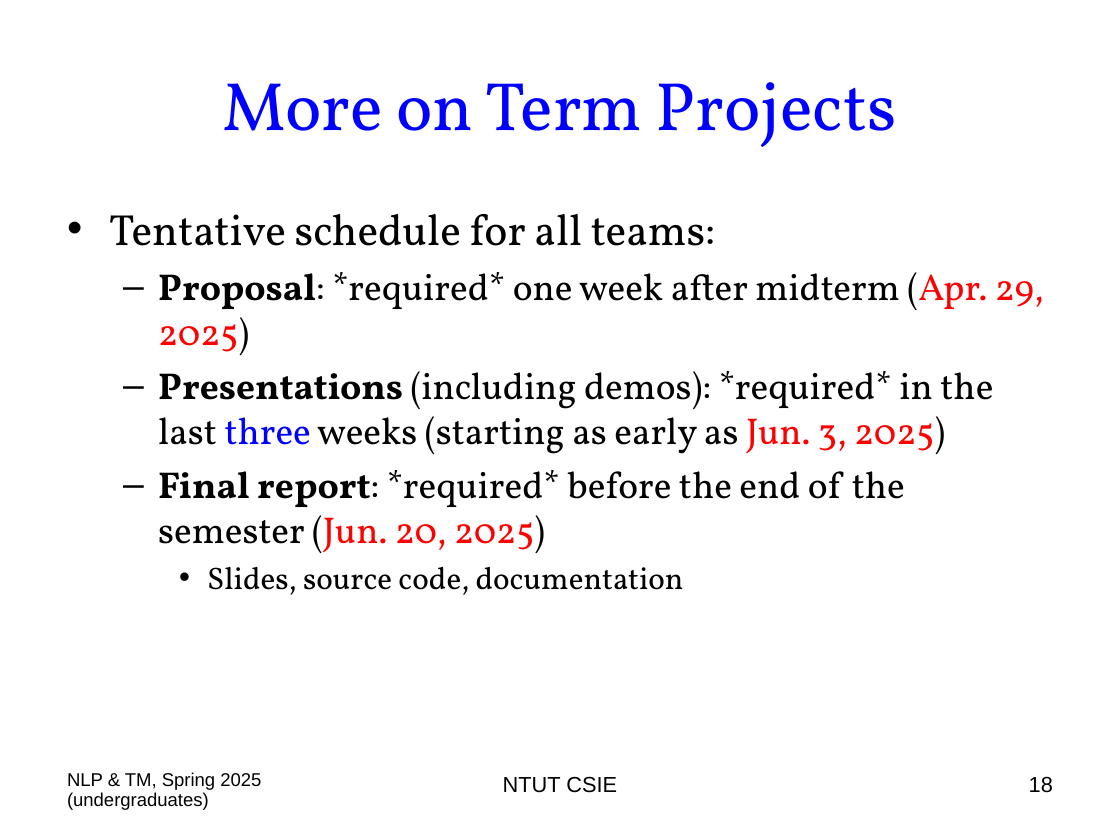
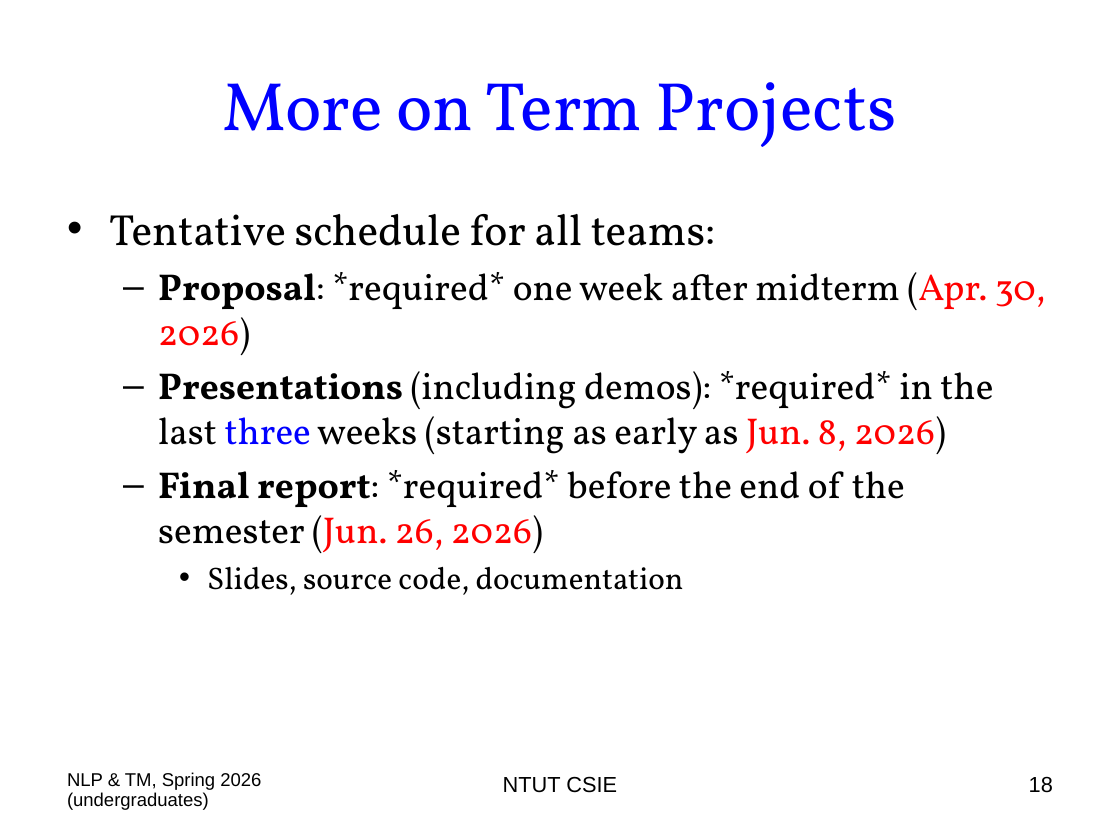
Before and after one commit to chriswjh/chriswjh.github.io, a slide deck: slide 18 of NLP_TM/00-Overview.ppt. Drawn at 1120x840 pixels with LibreOffice and Linux fonts; fonts in the diff are those of the drawing. Boxes give left, top, right and bottom in pixels: in the first picture for what was removed or moved away, otherwise in the second. Text is boxed around its words. In the diff, an @@ line names an element or a change of style, - is before the commit and + after.

```diff
--- a/NLP_TM/00-Overview.ppt
+++ b/NLP_TM/00-Overview.ppt
@@ text at bbox=[158, 272, 1046, 553]: text changed @@
-  – Proposal: *required* one week after midterm (Apr. 29, 2025)
-  – Presentations (including demos): *required* in the last three weeks (starting as early as Jun. 3, 2025)
-  – Final report: *required* before the end of the semester (Jun. 20, 2025)
+  – Proposal: *required* one week after midterm (Apr. 30, 2026)
+  – Presentations (including demos): *required* in the last three weeks (starting as early as Jun. 8, 2026)
+  – Final report: *required* before the end of the semester (Jun. 26, 2026)
@@ text at bbox=[67, 772, 261, 810]: text changed @@
-NLP & TM, Spring 2025 (undergraduates)
+NLP & TM, Spring 2026 (undergraduates)
```
Also in this commit, not shown: 45 other slides changed, 1 slide added.
